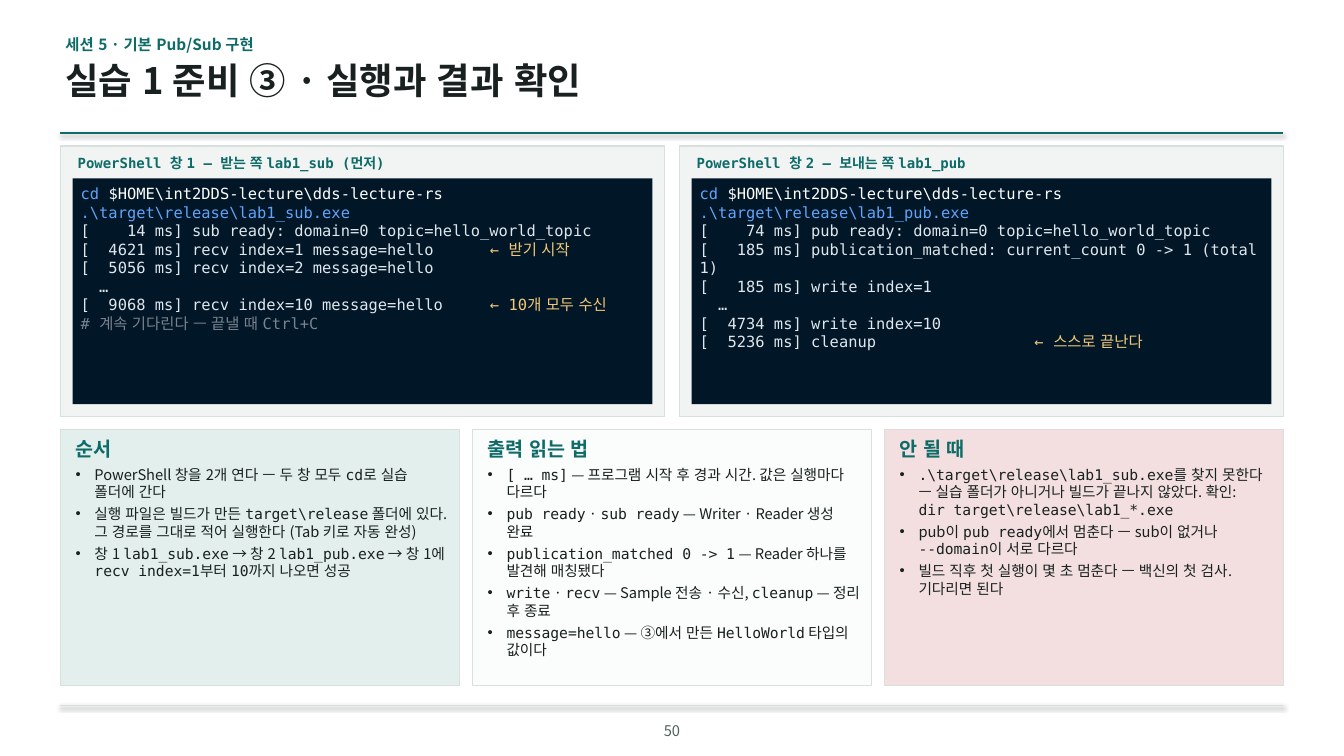
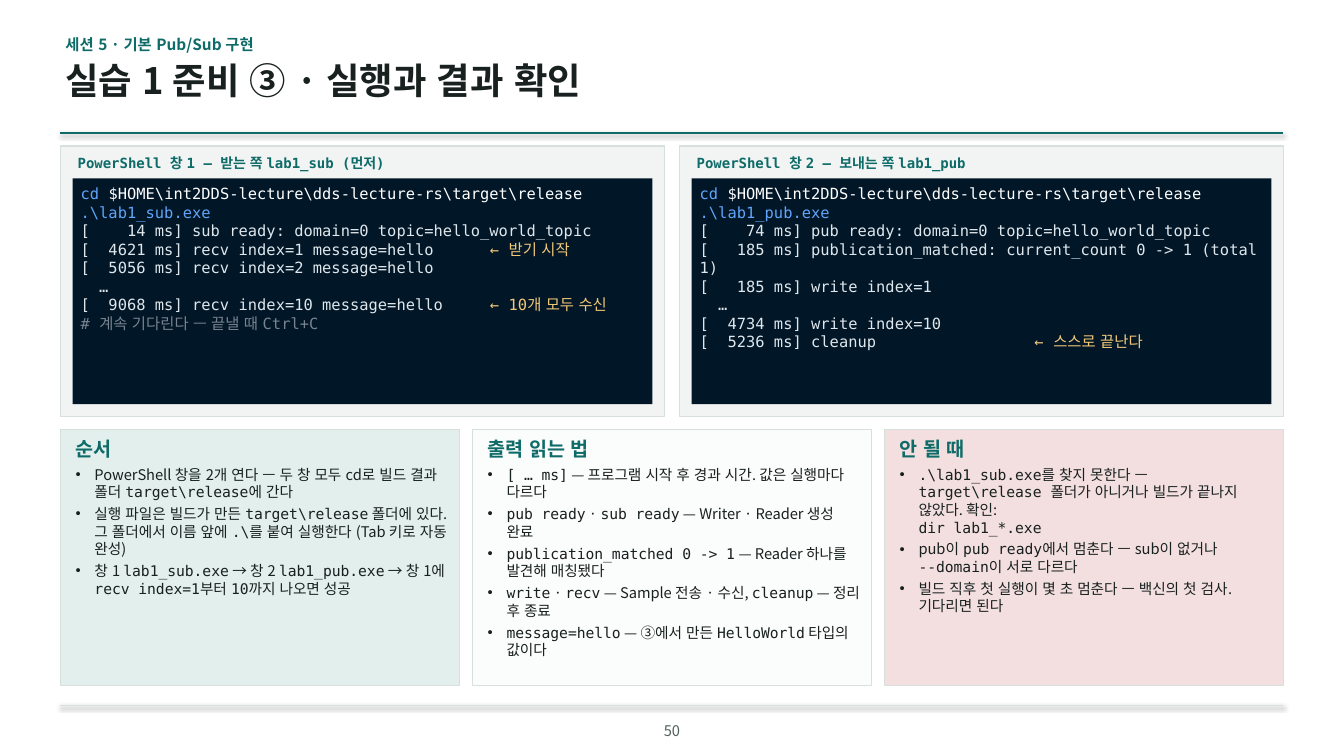
Before and after one commit to IntellectusCorp/int2DDS-lecture, a slide deck: slide 50 of int2dds-lecture-for-beginner.pptx. Drawn at 1344x756 pixels with LibreOffice and Linux fonts; fonts in the diff are those of the drawing; background and template pictures are left out. Boxes give left, top, right and bottom in pixels: in the first picture for what was removed or moved away, otherwise in the second. Text is boxed around its words. In the diff, an @@ line names an element or a change of style, - is before the commit and + after.

```diff
--- a/int2dds-lecture-for-beginner.pptx
+++ b/int2dds-lecture-for-beginner.pptx
@@ text in rectangle at (81, 187, 583, 222): text changed @@
-cd $HOME\int2DDS-lecture\dds-lecture-rs
-.\target\release\lab1_sub.exe
+cd $HOME\int2DDS-lecture\dds-lecture-rs\target\release
+.\lab1_sub.exe
@@ text in rectangle at (700, 187, 1202, 222): text changed @@
-cd $HOME\int2DDS-lecture\dds-lecture-rs
-.\target\release\lab1_pub.exe
+cd $HOME\int2DDS-lecture\dds-lecture-rs\target\release
+.\lab1_pub.exe
@@ text at (94, 467, 447, 557): text changed @@
-• PowerShell 창을 2개 연다 — 두 창 모두 cd로 실습 폴더에 간다
-• 실행 파일은 빌드가 만든 target\release 폴더에 있다. 그 경로를 그대로 적어 실행한다 (Tab 키로 자동 완성)
+• PowerShell 창을 2개 연다 — 두 창 모두 cd로 빌드 결과 폴더 target\release에 간다
+• 실행 파일은 빌드가 만든 target\release 폴더에 있다. 그 폴더에서 이름 앞에 .\를 붙여 실행한다 (Tab 키로 자동 완성)
@@ text at (919, 467, 1237, 534): text changed @@
-• .\target\release\lab1_sub.exe를 찾지 못한다 — 실습 폴더가 아니거나 빌드가 끝나지 않았다. 확인:
-  dir target\release\lab1_*.exe
+• .\lab1_sub.exe를 찾지 못한다 — target\release 폴더가 아니거나 빌드가 끝나지 않았다. 확인:
+  dir lab1_*.exe
```
Also in this commit, not shown: 16 other slides changed, 3 slides added.
